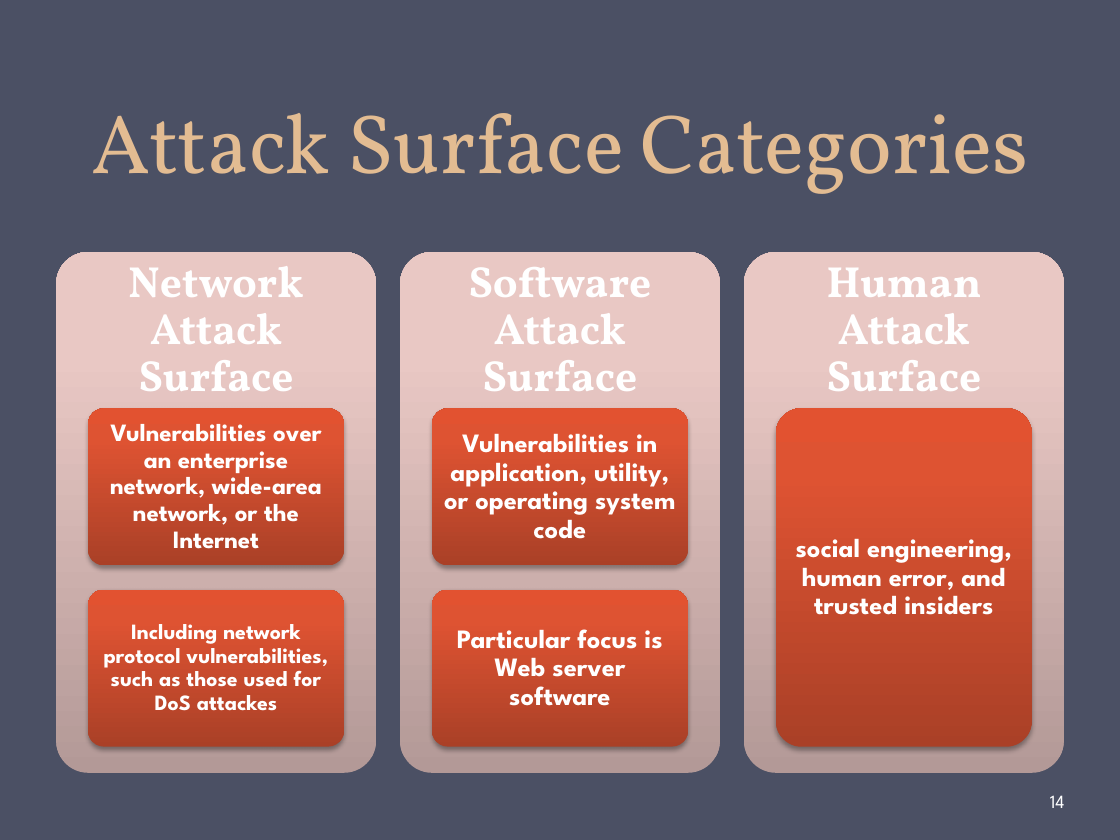
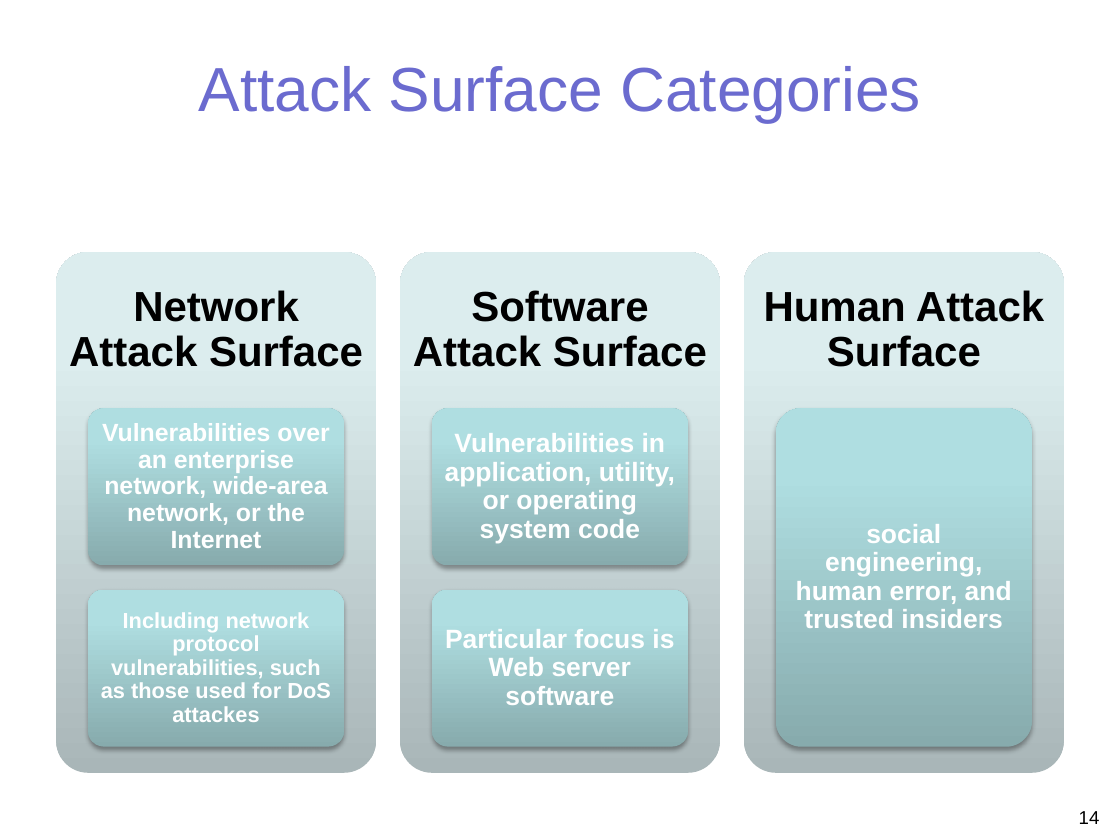
Before and after one commit to gulaoshi/gu.github.io, a slide deck: slide 14 of InfoSec/PPTs/CH01-Overview.pptx. Drawn at 1120x840 pixels with LibreOffice and Linux fonts; fonts in the diff are those of the drawing. Boxes give left, top, right and bottom in pixels: in the first picture for what was removed or moved away, otherwise in the second. Text is boxed around its words. In the diff, an @@ line names an element or a change of style, - is before the commit and + after.

```diff
--- a/InfoSec/PPTs/CH01-Overview.pptx
+++ b/InfoSec/PPTs/CH01-Overview.pptx
@@ background #4B5064 to #FFFFFF @@
@@ title "Attack Surface Categories": place and size @@
-title "Attack Surface Categories" at [91,113,1029,194]
+title "Attack Surface Categories" at [199,66,921,122]
@@ title "Attack Surface Categories" at [199,66,921,122]: size 54 to 40 pt, font Vollkorn to Arial, text colour #E3BC92 to #6B6BCF; line spacing 58pt to 1; vertical alignment bottom to middle @@
@@ size 28 to 27 pt, font Vollkorn to Arial, text colour #FFFFFF to #000000 in 3 elements at [69,290,363,367], [413,290,707,367], [764,290,1044,367] @@
@@ fill gradient #B59B97 to #EBC9C5 to #EDC9C5 to gradient #ABB7B8 to #DEEDEF to #DFEFF0 in 3 elements at [56,252,376,773], [400,252,720,773], [744,252,1064,773] @@
@@ fill gradient #AB4027 to #DE5433 to #E35230 to gradient #87ABAE to #AFDEE2 to #AFE0E4 in 5 elements at [88,409,345,566], [88,589,345,746], [432,409,689,566], [432,589,689,746], [776,408,1033,746] @@
@@ font League Spartan to Arial in 5 elements at [102,423,329,548], [101,612,331,722], [445,433,675,543], [445,629,674,705], [796,524,1012,628] @@
@@ page number: place and size @@
-page number at [1050,795,1065,808]
+page number at [1079,811,1100,824]
@@ page number at [1079,811,1100,824]: font League Spartan to Arial, text colour #FFFFFF to #000000; alignment left to right; vertical alignment middle to top @@
```
Also in this commit, not shown: 16 other slides changed, 7 other files.
